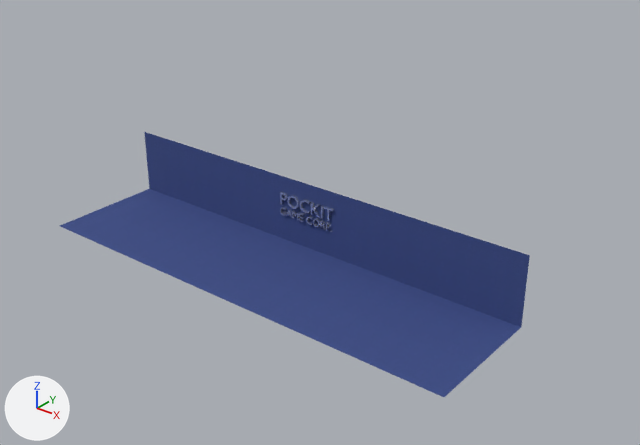
Two versions of the glTF model public/pockitworld.glb, one commit apart.
One viewpoint serves both versions: a 50 mm lens placed at (14.47, -16.55, 11.81), pointed at (1.44, -0.26, 1.71). Lighting does not change. The marker at lower left points along +X, +Y and +Z. The picture after the commit comes second. Where no turn or scale is listed for an object, it has been applied to the vertices. Vertices at exactly the same position are counted once.

The older version as bpy lines, for what is in view:
```python
ob_plane = bpy.data.objects.new('Plane', me_plane)
ob_plane.location = (0.0, 0.0, 0.0)
ob_plane_001 = bpy.data.objects.new('Plane.001', me_plane_001)
ob_plane_001.location = (0.0, 0.98, 0.99)
ob_plane_001.rotation_euler = (1.571, 0.0, 0.0)  # degrees (90, 0, 0)
ob_plane_002 = bpy.data.objects.new('Plane.002', me_plane_002)
ob_plane_002.location = (0.0, -1.0, 1.01)
ob_text = bpy.data.objects.new('Text', me_text)
ob_text.location = (-0.98, 0.95, 1.13)
ob_text_001 = bpy.data.objects.new('Text.001', me_text_001)
ob_text_001.location = (-0.98, 0.95, 0.81)
```
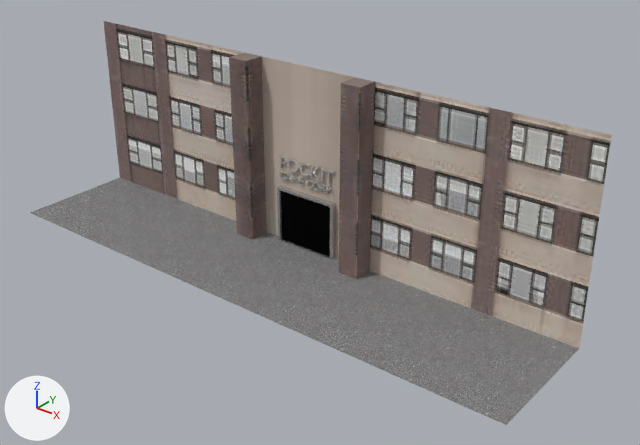
The change, as a diff of the scene's bpy script:
```diff
--- a/public/pockitworld.glb.py
+++ b/public/pockitworld.glb.py
@@ img_apartment @@
+img_apartment = load_image('apartment', '_unpacked/apartment', 377, 350, 'sRGB')
@@ img_road @@
+img_road = load_image('road', '_unpacked/road', 225, 225, 'sRGB')
@@ mat_floor @@
 mat_floor = principled_material('Floor')
-mat_floor.texture = img_screenshot_2025_08_15_at_10_21
+mat_floor.texture = img_road
 mat_floor.roughness = 1.0
@@ mat_wall @@
 mat_wall = principled_material('Wall')
-mat_wall.texture = img_screenshot_2025_08_15_at_10_21
+mat_wall.texture = img_apartment
 mat_wall.roughness = 1.0
@@ mat_doorglass @@
+mat_doorglass = principled_material('DoorGlass')
+mat_doorglass.base_color = (0.0, 0.0, 0.0)  # black #000000
+mat_doorglass.metallic = 0.891
+mat_doorglass.roughness = 0.111
@@ mat_doorframe @@
+mat_doorframe = principled_material('DoorFrame')
+mat_doorframe.base_color = (0.56, 0.56, 0.56)  # light grey #c5c5c5
+mat_doorframe.metallic = 0.756
+mat_doorframe.roughness = 0.044
@@ me_plane_001 @@
 # used by ob_plane_001; location = (0.0, 0.98, 0.99); rotation_euler = (1.571, 0.0, 0.0), in degrees (90, 0, 0)
-me_plane_001.from_pydata(...)  # 4 vertices, 2 faces; spans x -6.77..6.77, y -1.0..1.0, z 0.0
+me_plane_001.from_pydata(...)  # 27 vertices, 42 faces; spans x -6.77..6.77, y -1.0..4.35, z -0.01..0.62
+# me_plane_001 part 1
+# 3 vertices are removed from x -6.77..6.77, y -1.0..1.0, z 0.0
+# 2 faces are deleted
+# 19 vertices are added at x -6.77..6.77, y -1.0..4.35, z -0.01..0.62
+# 7 new vertices lie (0.0, 0.0, 0.62) away from vertices in x -1.82..1.79, y -1.0..4.35, z -0.01..0.0
+# 42 new faces join them
 me_plane_001.materials.append(mat_wall)
@@ me_cube @@
+me_cube.from_pydata(...)  # 16 vertices, 28 faces; spans x -1.0..1.0, y -0.08..0.08, z -0.85..0.85
+# faces by material slot: [26, 2]
+me_cube.materials.append(mat_doorframe)  # light grey #c5c5c5
+me_cube.materials.append(mat_doorglass)  # black #000000
@@ ob_plane @@
 ob_plane.location = (0.0, 0.0, 0.0)
+ob_plane.scale = (1.22, 1.0, 1.0)
@@ ob_plane_001 @@
 ob_plane_001.rotation_euler = (1.571, 0.0, 0.0)  # degrees (90, 0, 0)
+ob_plane_001.scale = (1.22, 1.0, 1.0)
@@ ob_plane_002 @@
-ob_plane_002 = bpy.data.objects.new('Plane.002', me_plane_002)
-ob_plane_002.location = (0.0, -1.0, 1.01)
@@ ob_text @@
 ob_text = bpy.data.objects.new('Text', me_text)
-ob_text.location = (-0.98, 0.95, 1.13)
+ob_text.location = (-0.98, 0.95, 2.26)
@@ ob_text_001 @@
 ob_text_001 = bpy.data.objects.new('Text.001', me_text_001)
-ob_text_001.location = (-0.98, 0.95, 0.81)
+ob_text_001.location = (-0.98, 0.95, 1.94)
@@ ob_cube @@
+ob_cube = bpy.data.objects.new('Cube', me_cube)
+ob_cube.location = (0.0, 0.91, 0.84)
```

What differs and where, as boxes (x1, y1, x2, y2) in the pictures (640 x 445 px):
'Plane.001', surface changed, reshaped, rescaled (blue to grey, 32% wider, 67% taller)
    before: (144, 132, 530, 327)
    after: (103, 21, 612, 348)
'Plane', surface changed, rescaled (blue to grey)
    before: (60, 208, 521, 397)
    after: (30, 178, 579, 425)
'Plane.002', deleted
    before: (95, 149, 489, 363)
'Cube', added
    after: (277, 185, 336, 260)
    faces in mat_doorglass (black #000000): (281, 191, 330, 257)
    faces in mat_doorframe (light grey #c5c5c5): (277, 185, 336, 260)
'Text', moved
    before: (280, 192, 334, 221)
    after: (279, 155, 335, 183)
'Text.001', moved
    before: (280, 207, 333, 232)
    after: (279, 171, 334, 195)
